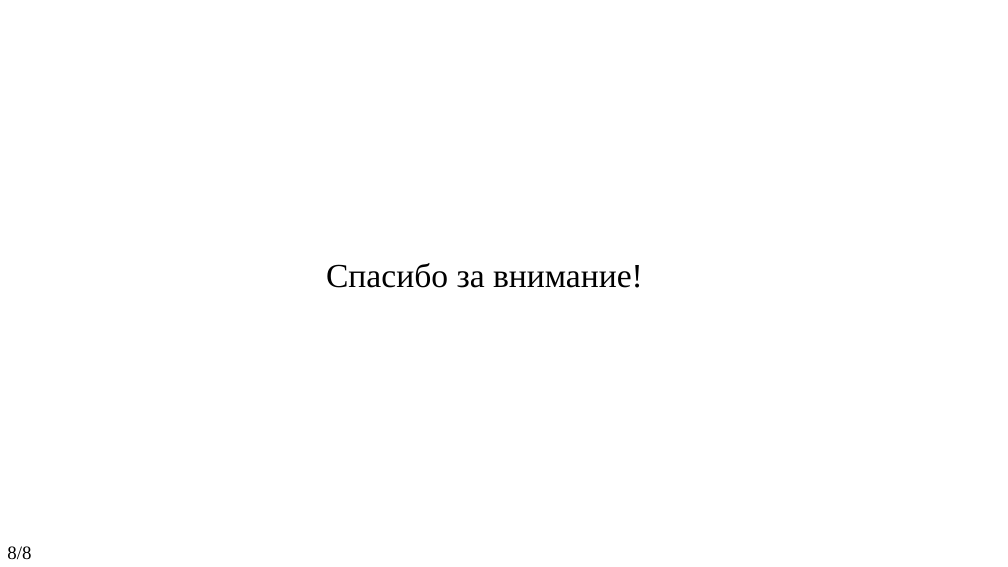
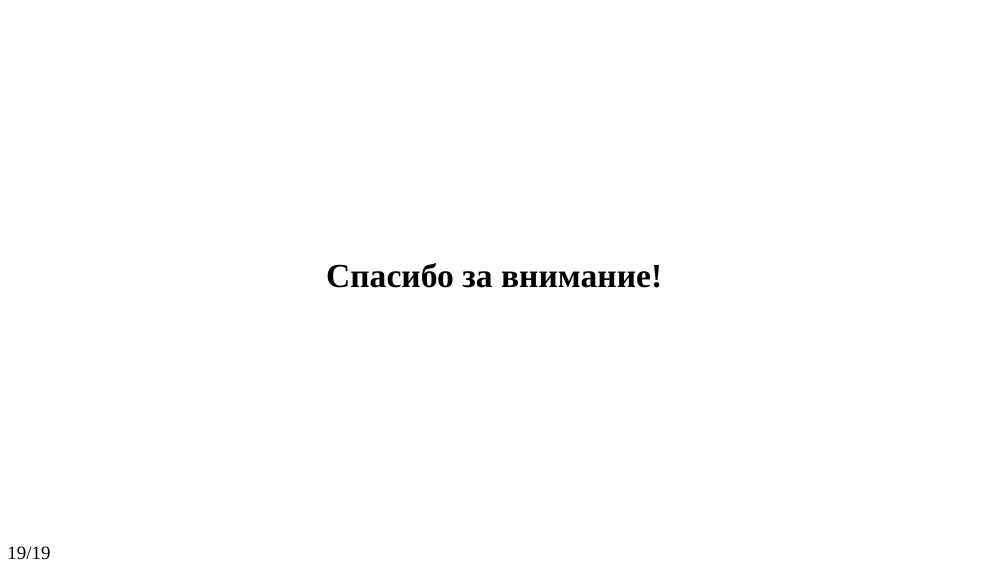
Before and after one commit to KanVull/Recognistion, a slide deck: slide 19 of ПЗ и Презентации/Презентация на ВКР.pptx (slide 8 before the commit). Drawn at 1008x567 pixels with LibreOffice and Linux fonts; fonts in the diff are those of the drawing. Boxes give left, top, right and bottom in pixels: in the first picture for what was removed or moved away, otherwise in the second. Text is boxed around its words. In the diff, an @@ line names an element or a change of style, - is before the commit and + after.

```diff
--- a/ПЗ и Презентации/Презентация на ВКР.pptx
+++ b/ПЗ и Презентации/Презентация на ВКР.pptx
@@ text "Спасибо за внимание!" at <box>326,263,662,288</box>: bold on @@
@@ text removed at <box>7,546,31,559</box> @@
-8/8
@@ text added at <box>7,546,50,560</box>, 18 pt, text #000000 @@
+19/19
```
Also in this commit, not shown: 2 other slides changed, 15 slides added, 4 slides removed, 12 other files.
